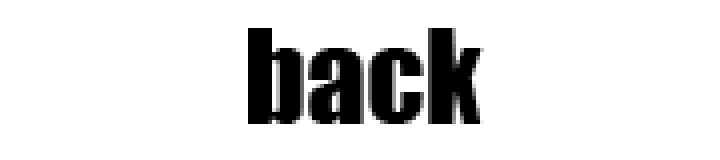
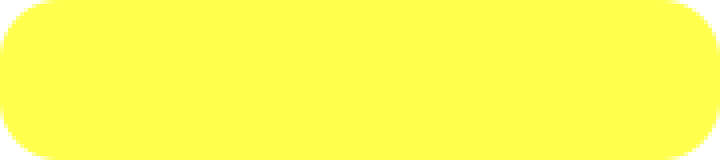
Layers edited between the first and the second 720 × 160 image:
hid "back" over [248, 28, 484, 124]
added layer "Layer 2" (70%) above "Layer 1" over [0, 0, 720, 160]
